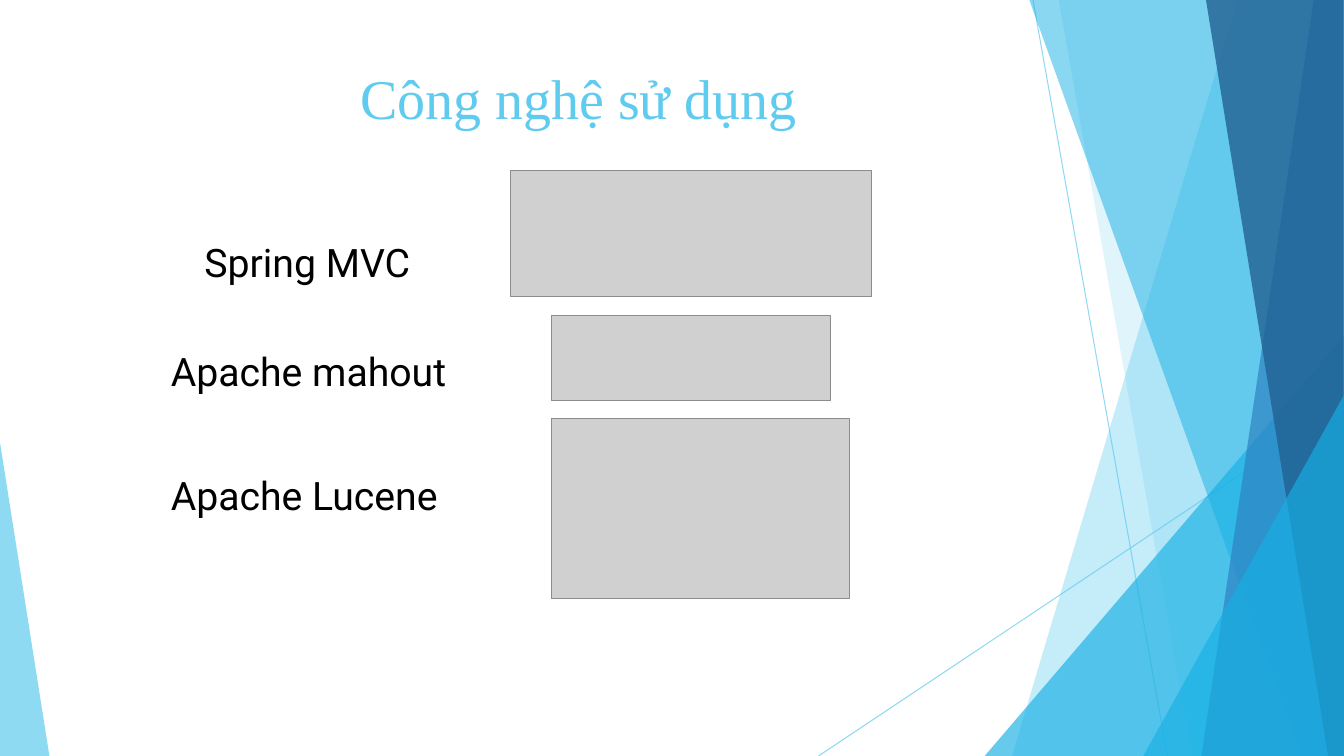
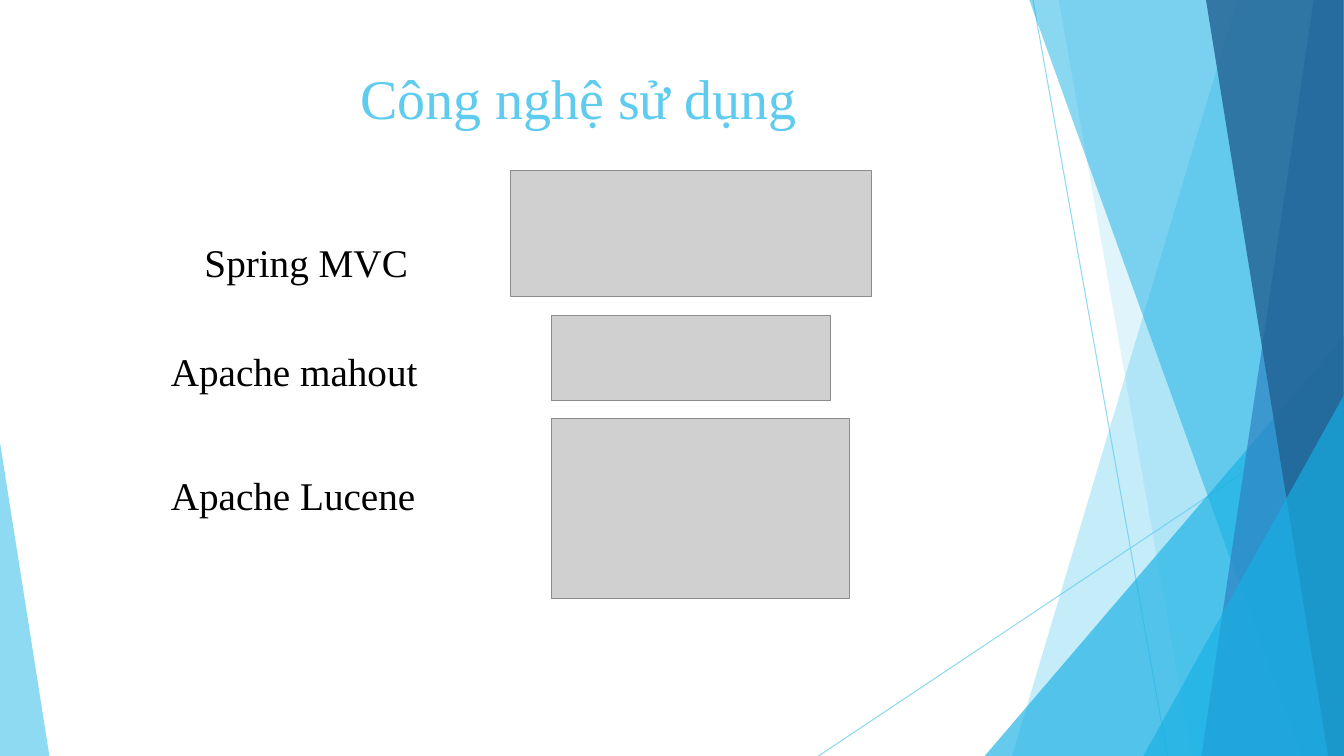
Before and after one commit to tuyennta/JobRecSys, a slide deck: slide 16 of Documents/Báo cáo/Bao cao KLTN.pptx. Drawn at 1344x756 pixels with LibreOffice and Linux fonts; fonts in the diff are those of the drawing; grey boxes stand for pictures. Boxes give left, top, right and bottom in pixels: in the first picture for what was removed or moved away, otherwise in the second. Text is boxed around its words. In the diff, an @@ line names an element or a change of style, - is before the commit and + after.

```diff
--- a/Documents/Báo cáo/Bao cao KLTN.pptx
+++ b/Documents/Báo cáo/Bao cao KLTN.pptx
@@ font Roboto to Times New Roman in 3 elements at (204, 251, 408, 285), (171, 358, 417, 393), (171, 482, 415, 518) @@
```
Also in this commit, not shown: 4 other slides changed, 2 slides added, 1 slide removed.
